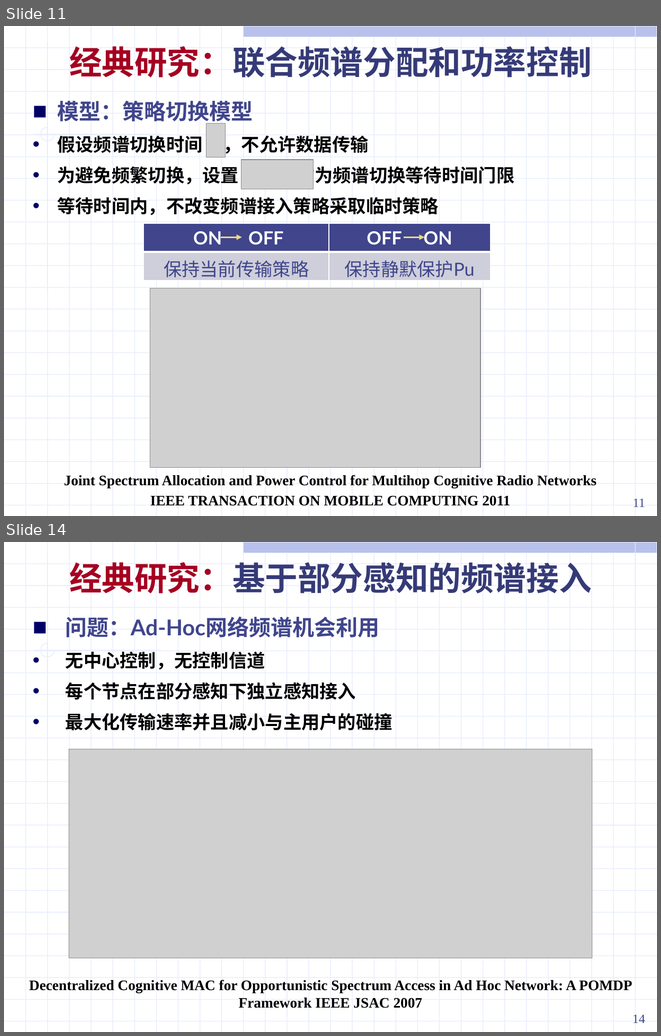
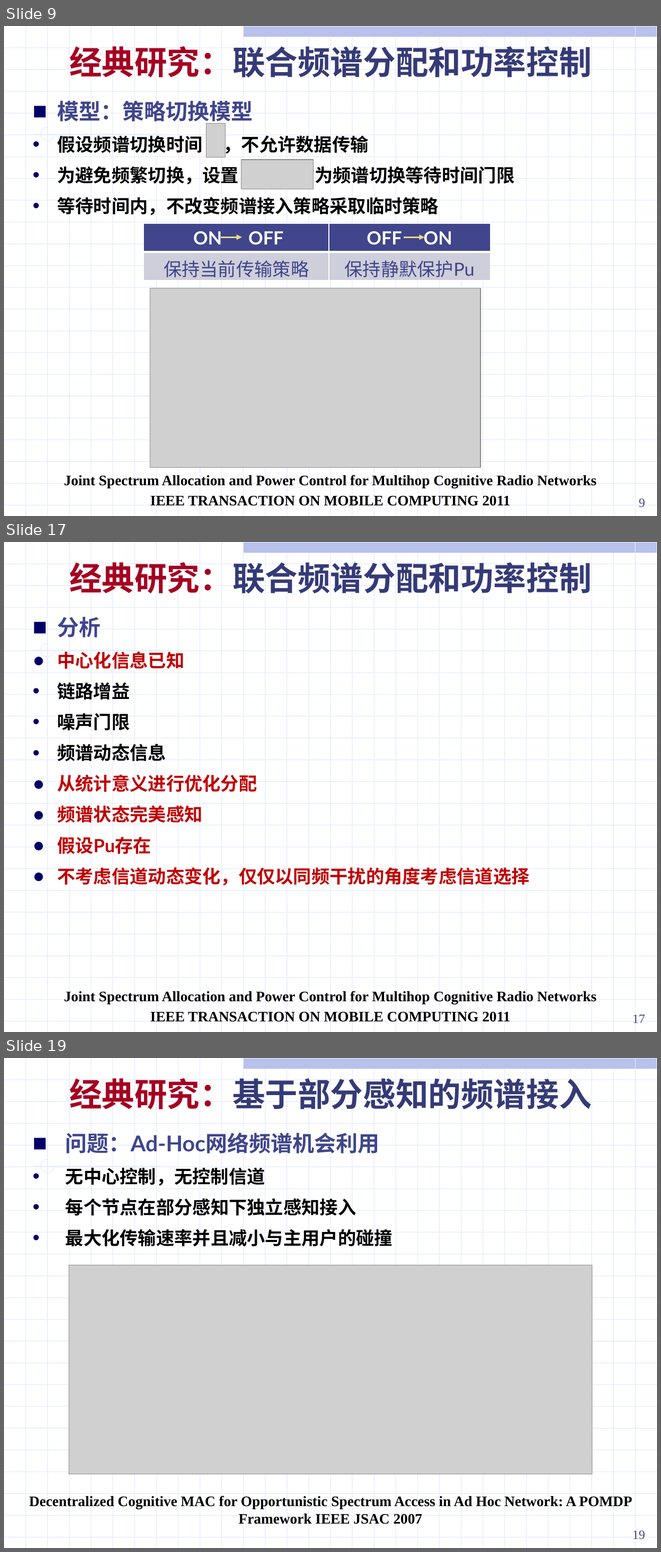
Before and after one commit to ssheroes/hello-world, a slide deck: 战术网频谱共享调研 (2).pptx. Shown one above the other, each under a label of ours: slides 11 and 14 before the commit, slides 9, 17 and 19 after it; the slides between them are not shown. The pictures are 661x1036 and 661x1552 pixels, drawn with LibreOffice and Linux fonts; fonts in the diff are those of the drawing; grey boxes stand for pictures. Boxes give left, top, right and bottom in pixels: in the first picture for what was removed or moved away, otherwise in the second. Text is boxed around its words. In the diff, an @@ line names an element or a change of style, - is before the commit and + after.

```diff
--- a/战术网频谱共享调研 (2).pptx
+++ b/战术网频谱共享调研 (2).pptx
@@ slide 17 added at (4,542,657,1032), background #FFFFFF; not listed: 56 template elements that a slide beside it also shows @@
@@ text added at (69,562,592,593), 36 pt, text #353A77, bold @@
+经典研究：联合频谱分配和功率控制
@@ text added at (57,617,529,885), 20 pt, text #C00000, bold @@
+■ 分析
+● 中心化信息已知
+• 链路增益
+• 噪声门限
+• 频谱动态信息
+● 从统计意义进行优化分配
+● 频谱状态完美感知
+● 假设Pu存在
+● 不考虑信道动态变化，仅仅以同频干扰的角度考虑信道选择
@@ text added at (64,990,597,1022), 16 pt, text #000000, bold @@
+Joint Spectrum Allocation and Power Control for Multihop Cognitive Radio Networks
+IEEE TRANSACTION ON MOBILE COMPUTING 2011
@@ page number added at (633,1014,645,1023), 14 pt, text #40458C @@
+17
@@ what was slide 11 is now slide 9 @@
@@ page number at (639,498,645,507): text changed @@
-11
+9
@@ what was slide 14 is now slide 19 @@
@@ page number at (633,1530,645,1539): text changed @@
-14
+19
```
Also in this commit, not shown: 3 slides changed, 6 other slides added, 8 slides removed.
